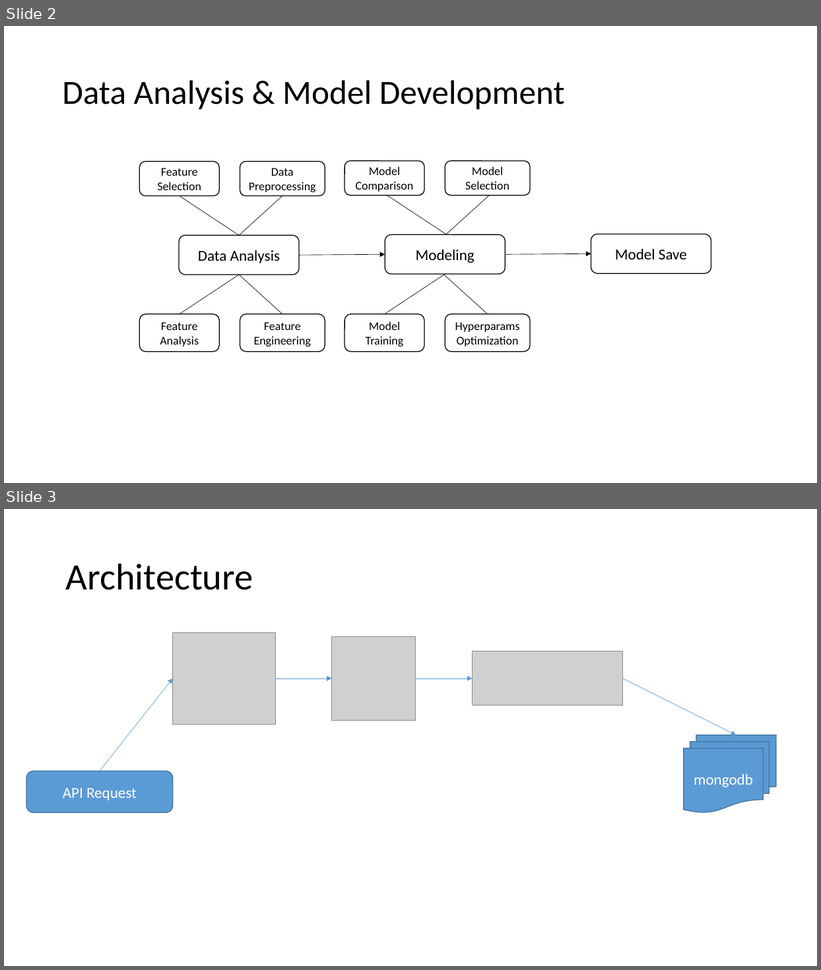
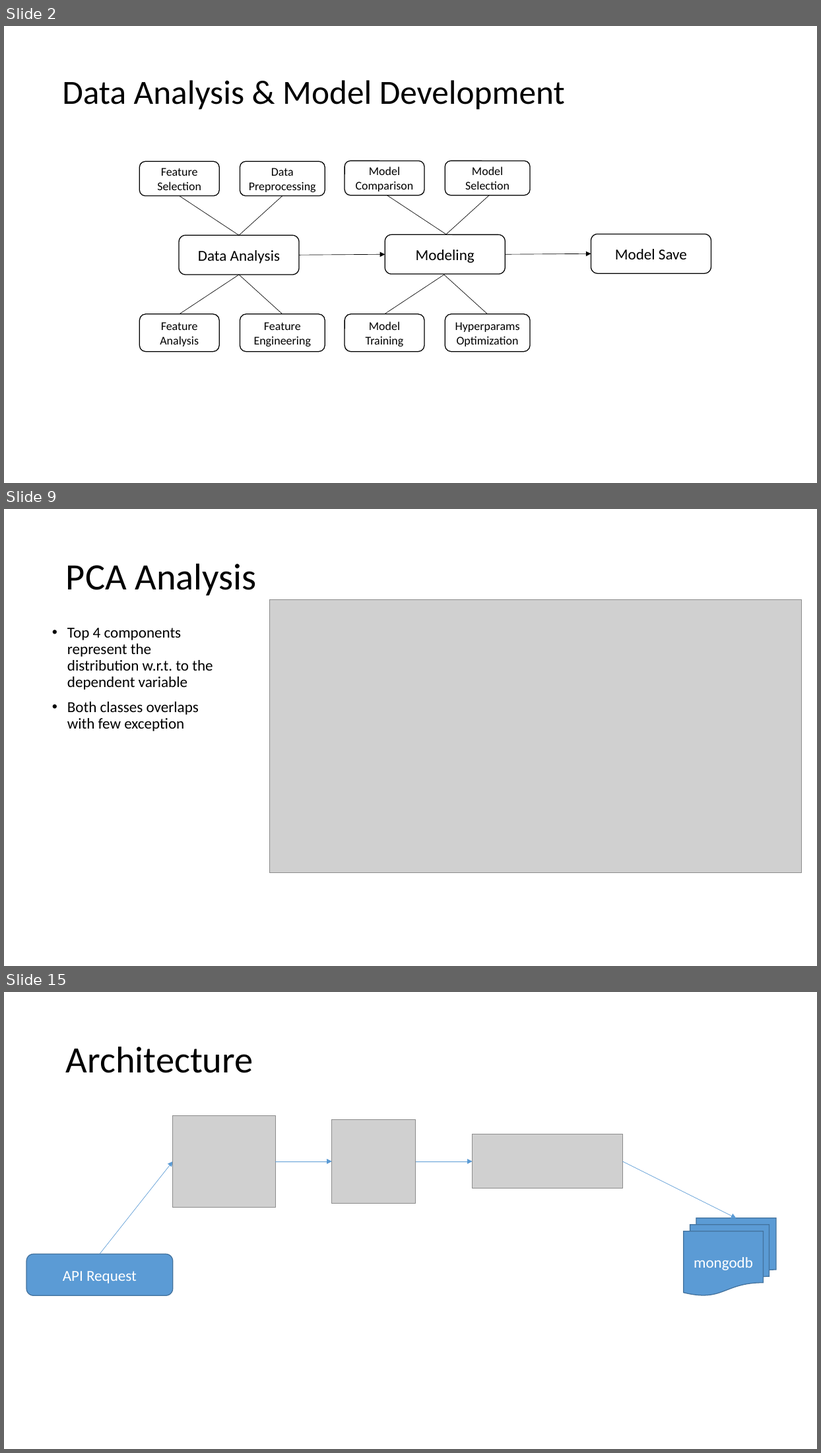
Before and after one commit to adilmukhtar82/PdM, a slide deck: docs/Presentation.pptx. Shown one above the other, each under a label of ours: slides 2 and 3 before the commit, slides 2, 9 and 15 after it; the slides between them are not shown. The pictures are 821x970 and 821x1453 pixels, drawn with LibreOffice and Linux fonts; fonts in the diff are those of the drawing; grey boxes stand for pictures. Boxes give left, top, right and bottom in pixels: in the first picture for what was removed or moved away, otherwise in the second. Text is boxed around its words. In the diff, an @@ line names an element or a change of style, - is before the commit and + after.

```diff
--- a/docs/Presentation.pptx
+++ b/docs/Presentation.pptx
@@ slide 9 added at (x1=4, y1=509, x2=817, y2=966), background #FFFFFF @@
@@ title added at (x1=66, y1=563, x2=257, y2=595), 44 pt, text #000000 @@
+PCA Analysis
@@ picture added at (x1=269, y1=599, x2=802, y2=873) @@
@@ text added at (x1=67, y1=628, x2=213, y2=731), 18 pt, text #000000 @@
+• Top 4 components represent the distribution w.r.t. to the dependent variable
+• Both classes overlaps with few exception
@@ what was slide 3 is now slide 15 @@
```
Also in this commit, not shown: 1 slide changed, 11 other slides added, 3 other files.
